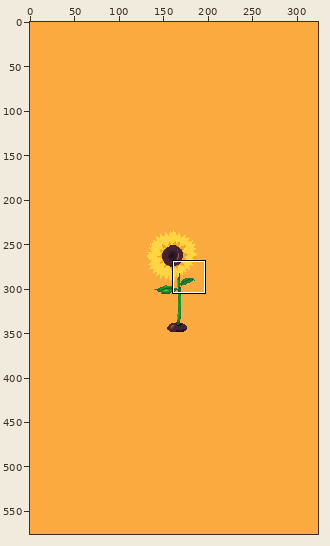
Two versions of one pixel-art file, Jun_2021/SunflowerWallPaper.aseprite. Above, an overview of the earlier version with the close-up marked.
Close-up. Old version:
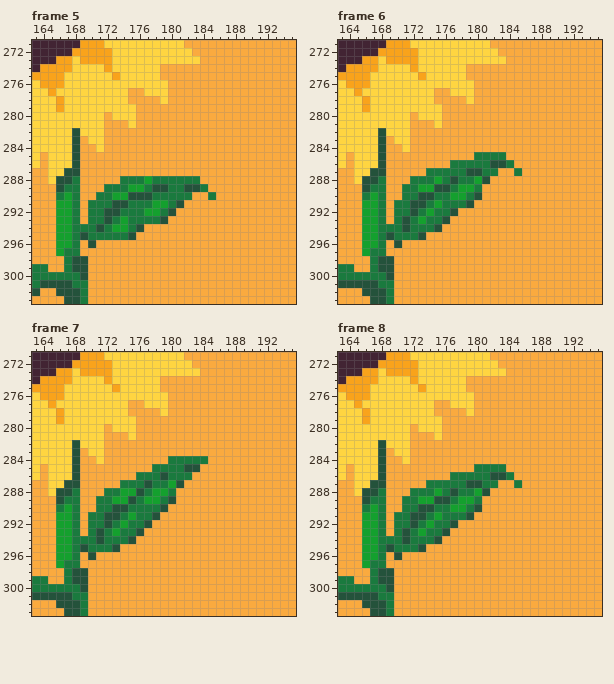
324x576 pixels, 18 frames. Shown: frame 5: x 163..195, y 271..303; frame 6: x 163..195, y 271..303; frame 7: x 163..195, y 271..303; frame 8: x 163..195, y 271..303. The commit also changed other frames or places, which this record leaves out.
Once edited:
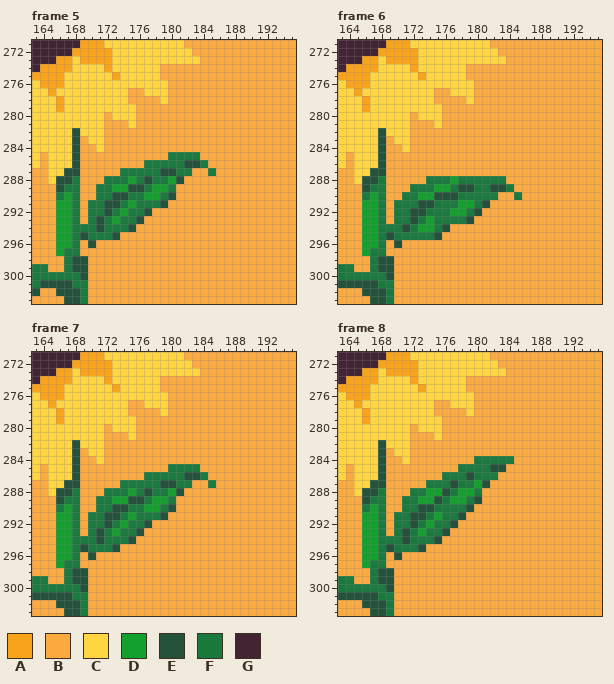
Palette (. is transparent): A #f9a31b  B #faaa3f  C #ffd541  D #14a02e  E #24523b  F #1a7a3e  G #422433
Message: swifted a bit
Edits made:
Frame 5, layer "RightLeaf":
y 285: x 180..183 BBBB -> FFFF
y 286: x 177..184 BBBBBBBB -> FFFFFEEF
y 287: x 174..182 BBBBBBBBB -> FFFFFEEFF; x 185 B -> F
y 288: x 172..173 BB -> FF; x 175 F -> D; x 177 D -> E; x 180..183 FFFF -> DEBB
y 289: x 171 B -> F; x 173..176 FFDD -> DDEE; x 178..179 EE -> DD; x 181..184 FEEF -> BBBB
y 290: x 173..178 DDEEEF -> EEFFDD; x 180..182 FFF -> EBB; x 185 F -> B
y 291: x 172 F -> E; x 174..175 EF -> FD; x 178..181 DDFE -> FEBB
y 292: x 173..174 EF -> FD; x 177..180 DDFE -> EBBB
y 293: x 171..174 FEFD -> EFDF; x 176..179 FFFE -> EBBB
y 294: x 173..176 DDFE -> FFEB
y 295: x 173..175 FFE -> EBB
Frame 6, layer "RightLeaf":
y 285: x 180..183 FFFF -> BBBB
y 286: x 177..184 FFFFFEEF -> BBBBBBBB
y 287: x 174..182 FFFFFEEFF -> BBBBBBBBB; x 185 F -> B
y 288: x 172..173 FF -> BB; x 175 D -> F; x 177 E -> D; x 180..183 DEBB -> FFFF
y 289: x 171 F -> B; x 173..176 DDEE -> FFDD; x 178..179 DD -> EE; x 181..184 BBBB -> FEEF
y 290: x 173..178 EEFFDD -> DDEEEF; x 180..182 EBB -> FFF; x 185 B -> F
y 291: x 172 E -> F; x 174..175 FD -> EF; x 178..181 FEBB -> DDFE
y 292: x 173..174 FD -> EF; x 177..180 EBBB -> DDFE
y 293: x 171..174 EFDF -> FEFD; x 176..179 EBBB -> FFFE
y 294: x 173..176 FFEB -> DDFE
y 295: x 173..175 EBB -> FFE
Frame 7, layer "RightLeaf":
y 284: x 180..184 FFFFF -> BBBBB
y 285: x 178..179 FF -> BB; x 182..183 EE -> FF
y 286: x 176 F -> B; x 179 E -> F; x 182..184 FBB -> EEF
y 287: x 177 E -> F; x 179..182 FDEB -> EEFF; x 185 B -> F
y 288: x 174 D -> F; x 176..181 EFDDFB -> FEFFDE
y 289: x 176..177 FD -> EF; x 179..180 FE -> DF
y 290: x 177..180 FFEB -> DDFE
y 291: x 178..179 EB -> FE
Frame 8, layer "RightLeaf":
y 284: x 180..184 BBBBB -> FFFFF
y 285: x 178..179 BB -> FF; x 182..183 FF -> EE
y 286: x 176 B -> F; x 179 F -> E; x 182..184 EEF -> FBB
y 287: x 177 F -> E; x 179..182 EEFF -> FDEB; x 185 F -> B
y 288: x 174 F -> D; x 176..181 FEFFDE -> EFDDFB
y 289: x 176..177 EF -> FD; x 179..180 DF -> FE
y 290: x 177..180 DDFE -> FFEB
y 291: x 178..179 FE -> EB
Changed places in both close-ups, as pixel boxes (x1, y1, x2, y2):
changed: (96, 152, 216, 240)
changed: (402, 152, 522, 240)
changed: (120, 456, 216, 520)
changed: (426, 456, 522, 520)
